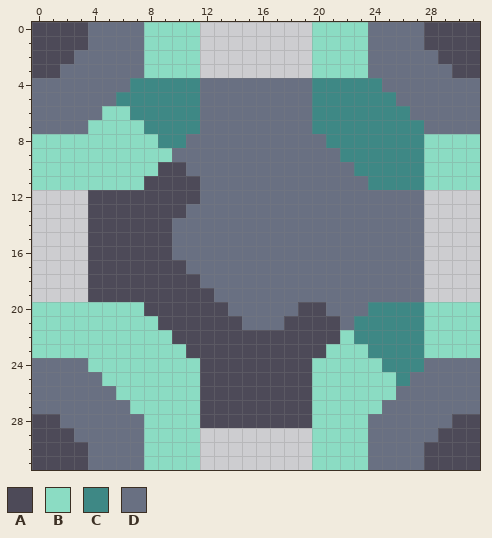
Pixel-art sprite, stored at assets/sprites/blocks/liquids/liquid-pipe-junction.png. Above is the file before it was changed.
The file is 32x32 pixels.
Palette (. is transparent): A #4d4a58  B #8bdcc3  C #3e8885  D #697082
New version:
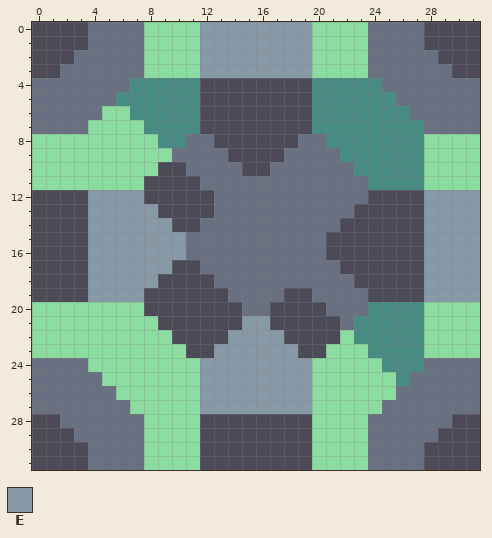
Colours new in this view: E #8799a7
Difference:
colour B: #8bdcc3 -> #8bdca0
colour C: #3e8885 -> #478c83
y 0..3: x 12..19 ........ -> EEEEEEEE
y 4..7: x 12..19 DDDDDDDD -> AAAAAAAA
y 8: x 13..18 DDDDDD -> AAAAAA
y 9: x 14..17 DDDD -> AAAA
y 10: x 15..16 DD -> AA
y 12: x 0..7 ....AAAA -> AAAAEEEE; x 12 D -> A; x 24..31 DDDD.... -> AAAAEEEE
y 13: x 0..8 ....AAAAA -> AAAAEEEEE; x 11..12 DD -> AA; x 23..31 DDDDD.... -> AAAAAEEEE
y 14: x 0..11 ....AAAAAADD -> AAAAEEEEEEAA; x 22..31 DDDDDD.... -> AAAAAAEEEE
y 15..16: x 0..10 ....AAAAAAD -> AAAAEEEEEEE; x 21..31 DDDDDDD.... -> AAAAAAAEEEE
y 17: x 0..9 ....AAAAAA -> AAAAEEEEEE; x 11 D -> A; x 22..31 DDDDDD.... -> AAAAAAEEEE
y 18: x 0..8 ....AAAAA -> AAAAEEEEE; x 12 D -> A; x 23..31 DDDDD.... -> AAAAAEEEE
y 19: x 0..7 ....AAAA -> AAAAEEEE; x 13 D -> A; x 18..19 DD -> AA; x 24..31 DDDD.... -> AAAAEEEE
y 20: x 14 D -> A; x 17..18 DD -> AA
y 21: x 15..17 DDD -> EEA
y 22: x 14..17 AAAA -> EEEE
y 23: x 13..18 AAAAAA -> EEEEEE
y 24..27: x 12..19 AAAAAAAA -> EEEEEEEE
y 29..31: x 12..19 ........ -> AAAAAAAA
Where, in picture pixels (left, top, right, bottom), the same in both pictures:
changed: (32, 22, 480, 470)
